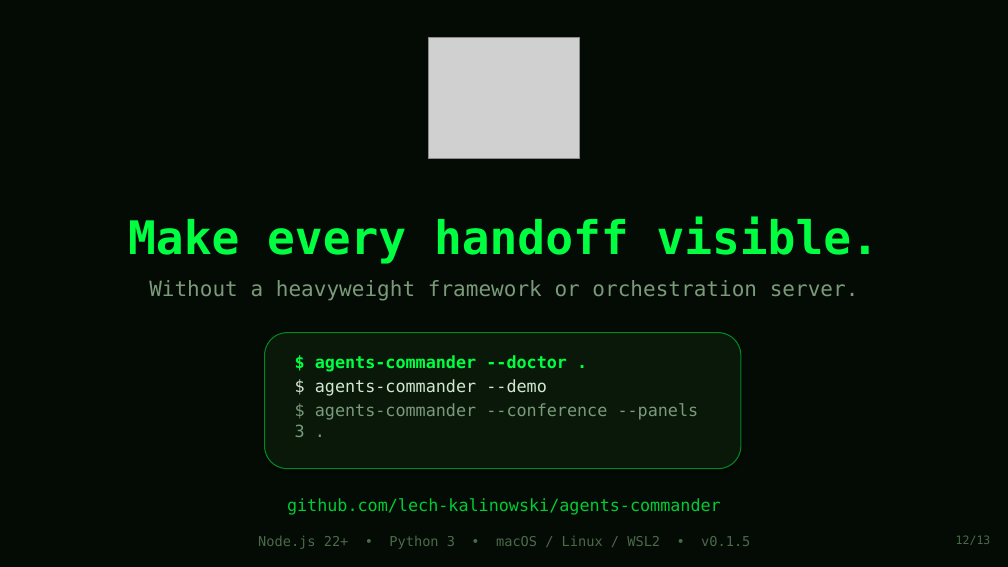
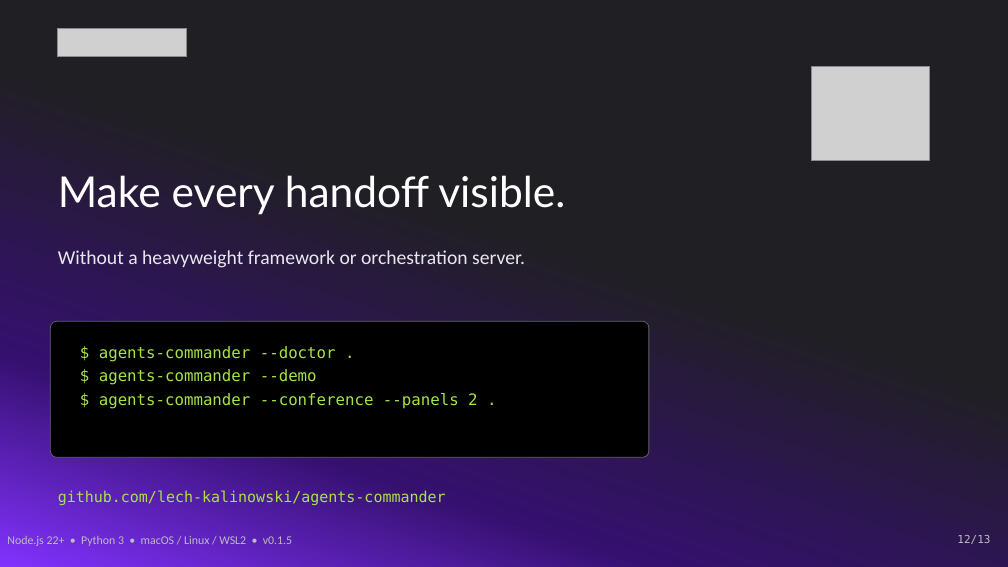
Before and after one commit to lech-kalinowski/agents-commander, a slide deck: slide 12 of presentation/Agents_Commander_Protocol.pptx. Drawn at 1008x567 pixels with LibreOffice and Linux fonts; fonts in the diff are those of the drawing; grey boxes stand for pictures. Boxes give left, top, right and bottom in pixels: in the first picture for what was removed or moved away, otherwise in the second. Text is boxed around its words. In the diff, an @@ line names an element or a change of style, - is before the commit and + after.

```diff
--- a/presentation/Agents_Commander_Protocol.pptx
+++ b/presentation/Agents_Commander_Protocol.pptx
@@ background #040A04 to gradient #201F24 to #35106F to #8232FF @@
@@ picture added at (x1=57, y1=29, x2=187, y2=57) @@
@@ picture resized from (x1=429, y1=38, x2=580, y2=159) to (x1=811, y1=67, x2=929, y2=161) @@
@@ text "Make every handoff visible." moved from (x1=128, y1=216, x2=879, y2=264) to (x1=58, y1=175, x2=565, y2=215) @@
@@ text "Make every handoff visible." at (x1=58, y1=175, x2=565, y2=215): size 44 to 40.5 pt, font DejaVu Sans Mono to Lato, text colour #00FF41 to #FFFFFF, bold off; alignment centre to left @@
@@ text "Without a heavyweight framework or ..." moved from (x1=149, y1=280, x2=859, y2=301) to (x1=58, y1=250, x2=525, y2=268) @@
@@ text "Without a heavyweight framework or ..." at (x1=58, y1=250, x2=525, y2=268): size 20 to 18.8 pt, font DejaVu Sans Mono to Calibri, text colour #7A9A7A to #E9E7EE; alignment centre to left @@
@@ rounded rectangle resized from (x1=265, y1=333, x2=741, y2=469) to (x1=51, y1=321, x2=650, y2=457) @@
@@ rounded rectangle at (x1=51, y1=321, x2=650, y2=457): fill #0A180A to #000000; outline #008822 1 pt to #646369 0.75 pt; shadow off; proportions changed @@
@@ text "$ agents-commander --doctor ." moved from (x1=295, y1=355, x2=699, y2=437) to (x1=99, y1=346, x2=477, y2=408) @@
@@ text at (x1=99, y1=346, x2=336, y2=385): size 16 to 15 pt in "$ agents-commander --doctor .", "$ agents-commander --demo"; text colour #00FF41 to #A6E34A, bold off in "$ agents-commander --doctor ."; text colour #D0E8D0 to #A6E34A in "$ agents-commander --demo" @@
@@ text at (x1=99, y1=393, x2=477, y2=408): text changed; size 16 to 15 pt; text colour #7A9A7A to #A6E34A @@
-$ agents-commander --conference --panels 3 .
+$ agents-commander --conference --panels 2 .
@@ text "github.com/lech-kalinowski/agents-commander" moved from (x1=287, y1=498, x2=721, y2=515) to (x1=58, y1=489, x2=446, y2=505) @@
@@ text "github.com/lech-kalinowski/agents-commander" at (x1=58, y1=489, x2=446, y2=505): size 16 to 14.2 pt, text colour #00CC33 to #A6E34A; alignment centre to left @@
@@ text "Node.js 22+ • Python 3 ..." at (x1=7, y1=536, x2=292, y2=546): size 13 to 11.2 pt, font DejaVu Sans Mono to Calibri, text colour #4A6A4A to #BCBBC2; alignment centre to left @@
@@ text "12/13" at (x1=957, y1=535, x2=990, y2=544): size 11 to 10.5 pt, text colour #4A6A4A to #BCBBC2 @@
```
Also in this commit, not shown: 12 other slides changed.
